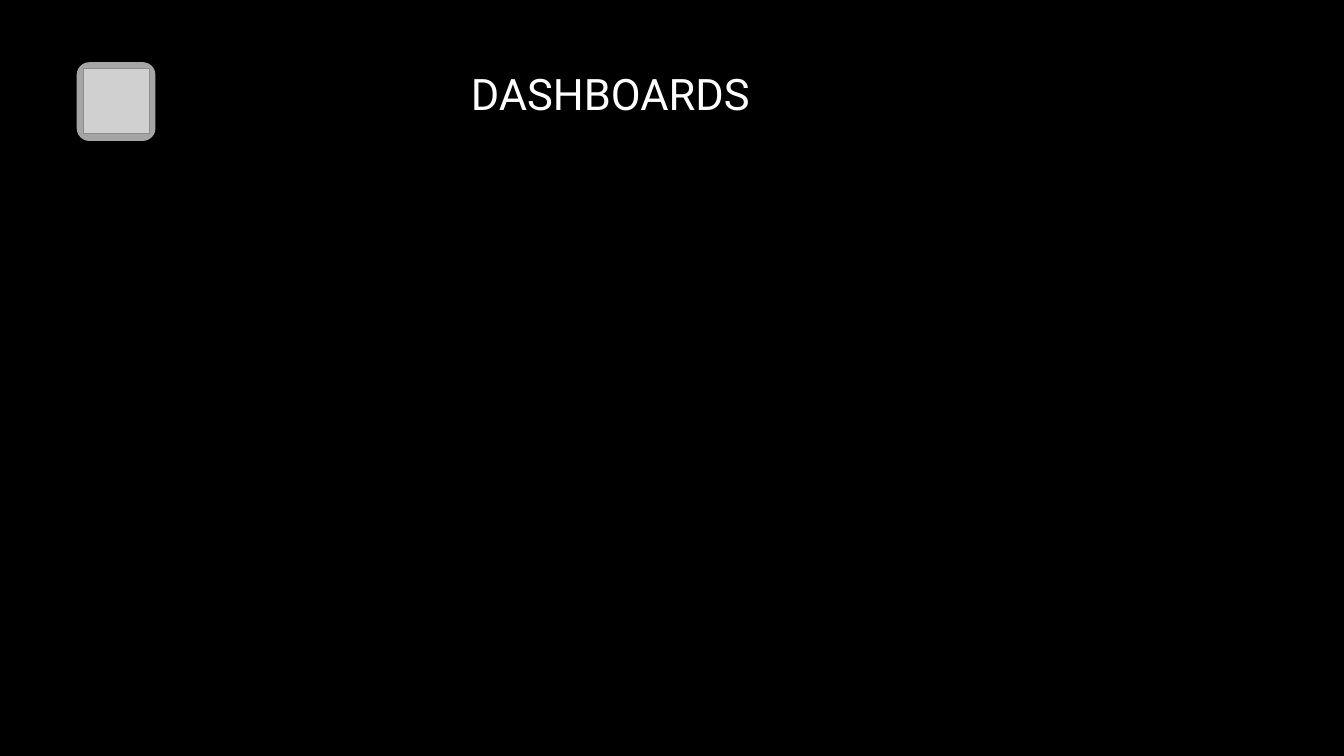
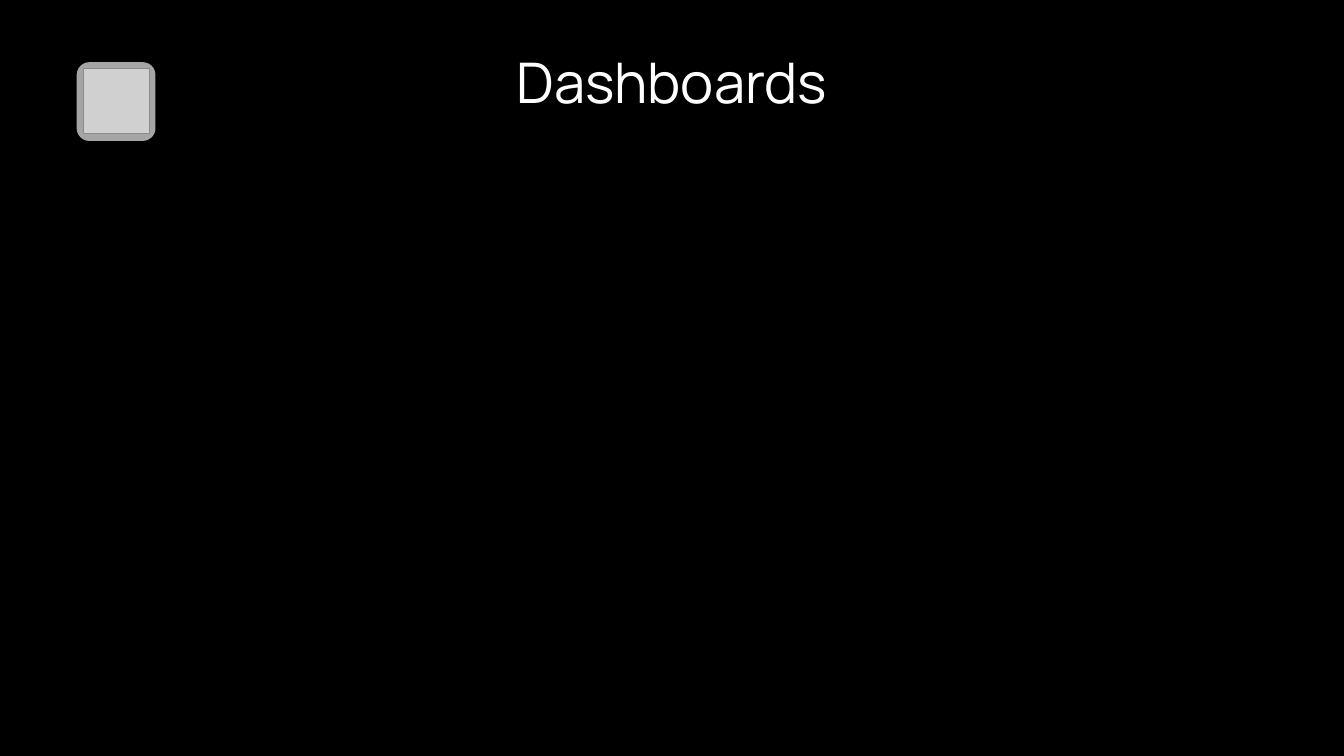
Before and after one commit to Corvina-project/CorvinaProject, a slide deck: slide 13 of presentazione.pptx. Drawn at 1344x756 pixels with LibreOffice and Linux fonts; fonts in the diff are those of the drawing; grey boxes stand for pictures; background and template pictures are left out. Boxes give left, top, right and bottom in pixels: in the first picture for what was removed or moved away, otherwise in the second. Text is boxed around its words. In the diff, an @@ line names an element or a change of style, - is before the commit and + after.

```diff
--- a/presentazione.pptx
+++ b/presentazione.pptx
@@ text at <box>517,62,828,104</box>: text changed; size 31 to 40 pt; font Roboto to Manrope @@
-DASHBOARDS
+Dashboards
```
Also in this commit, not shown: 3 other slides changed, 1 slide added.
